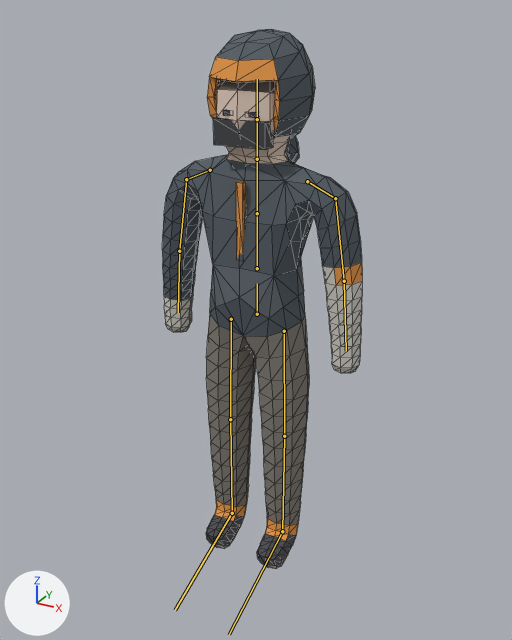
The glTF model game-godot/assets/hero.glb as it was, and as the next commit left it.
Both versions are drawn from a 50 mm camera at (1.166, -2.08, 1.809) aimed at (0.18, -0.286, 0.912). The axes (+X, +Y, +Z) are drawn at lower left. The lights are the same throughout. The older version comes first. Both versions are drawn at frame 156 of the action 'MocapPunch'; the numbers are the values there. The bones that change, and the others that lie on the model, are drawn over the model as lines. Mesh edges are drawn as thin lines.

Objects in the first picture: 'Hero', 'HoodDown', 'HoodUp'.
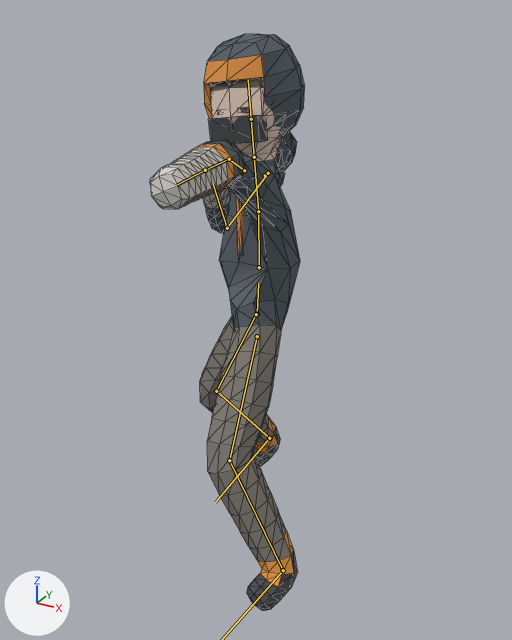
The edits, one by one:
Bone 'Hips' (bone_hips) turns from (0, 0, 0) to (-7, -60, 6) degrees about its own x, y and z.
Bone 'LeftUpperLeg' (bone_leftupperleg) turns from (0, 0, 0) to (-21, -60, -7) degrees about its own x, y and z.
Bone 'LeftLowerLeg' (bone_leftlowerleg) turns from (0, 0, 0) to (32, 13, -21) degrees about its own x, y and z.
Bone 'LeftFoot' (bone_leftfoot) turns from (0, 0, 0) to (7, -25, 38) degrees about its own x, y and z.
Bone 'RightUpperLeg' (bone_rightupperleg) turns from (0, 0, 0) to (-33, -53, 45) degrees about its own x, y and z.
Bone 'RightLowerLeg' (bone_rightlowerleg) turns from (0, 0, 0) to (35, 4, -39) degrees about its own x, y and z.
Bone 'RightFoot' (bone_rightfoot) turns from (0, 0, 0) to (8, -2, 43) degrees about its own x, y and z.
Bone 'Spine' (bone_spine) turns from (0, 0, 0) to (5, 60, 9) degrees about its own x, y and z.
Bone 'Chest' (bone_chest) turns from (0, 0, 0) to (-16, -70, 24) degrees about its own x, y and z.
Bone 'LeftShoulder' (bone_leftshoulder) turns from (0, 0, 0) to (30, 3, -31) degrees about its own x, y and z.
Bone 'LeftUpperArm' (bone_leftupperarm) turns from (0, 0, 0) to (41, -60, -66) degrees about its own x, y and z.
Bone 'LeftLowerArm' (bone_leftlowerarm) turns from (0, 0, 0) to (1, -4, -4) degrees about its own x, y and z.
Bone 'Neck' (bone_neck) turns from (0, 0, 0) to (-6, 71, -14) degrees about its own x, y and z.
Bone 'RightShoulder' (bone_rightshoulder) turns from (0, 0, 0) to (29, -16, 8) degrees about its own x, y and z.
Bone 'RightUpperArm' (bone_rightupperarm) turns from (0, 0, 0) to (-72, -25, 45) degrees about its own x, y and z.
Bone 'RightLowerArm' (bone_rightlowerarm) turns from (0, 0, 0) to (-136, 3, -26) degrees about its own x, y and z.

Where the change shows, as pixel boxes (x1, y1, x2, y2) in the pictures (512 x 640 px):
'Hero', posed (25% narrower, 9% taller)
    before: (162, 80, 362, 569)
    after: (150, 78, 300, 611)
'HoodUp', posed (6% narrower, 10% shorter)
    before: (207, 29, 315, 150)
    after: (204, 34, 305, 143)
'HoodDown', posed
    before: (285, 136, 299, 163)
    after: (275, 131, 297, 172)
bone 'Hips', root to tip
    before: (257, 314) to (257, 283)
    after: (257, 314) to (258, 283)
bone 'LeftUpperLeg', root to tip
    before: (284, 331) to (284, 436)
    after: (257, 336) to (229, 460)
bone 'LeftLowerLeg', root to tip
    before: (284, 436) to (282, 531)
    after: (229, 460) to (283, 570)
bone 'RightUpperLeg', root to tip
    before: (231, 319) to (230, 419)
    after: (256, 314) to (216, 391)
bone 'RightLowerLeg', root to tip
    before: (230, 419) to (232, 513)
    after: (216, 391) to (269, 438)
bone 'RightFoot', root to tip
    before: (232, 513) to (175, 610)
    after: (269, 438) to (215, 502)
bone 'Spine', root to tip
    before: (257, 268) to (257, 213)
    after: (259, 267) to (258, 211)
bone 'Chest', root to tip
    before: (257, 213) to (257, 159)
    after: (258, 211) to (254, 157)
bone 'LeftShoulder', root to tip
    before: (307, 181) to (335, 198)
    after: (244, 170) to (229, 159)
bone 'LeftUpperArm', root to tip
    before: (335, 198) to (344, 281)
    after: (229, 159) to (205, 170)
bone 'LeftLowerArm', root to tip
    before: (344, 281) to (346, 351)
    after: (205, 170) to (176, 185)
bone 'Neck', root to tip
    before: (257, 159) to (257, 119)
    after: (254, 157) to (251, 119)
bone 'RightShoulder', root to tip
    before: (210, 170) to (186, 179)
    after: (265, 175) to (268, 173)
bone 'RightUpperArm', root to tip
    before: (186, 179) to (179, 251)
    after: (268, 173) to (227, 228)
bone 'RightLowerArm', root to tip
    before: (179, 251) to (178, 312)
    after: (227, 228) to (213, 184)
